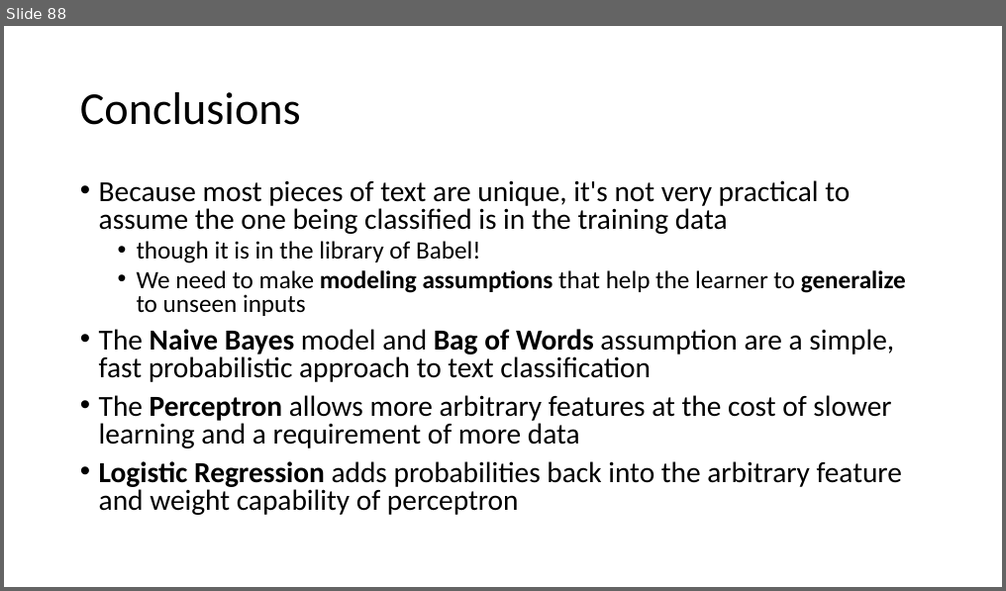
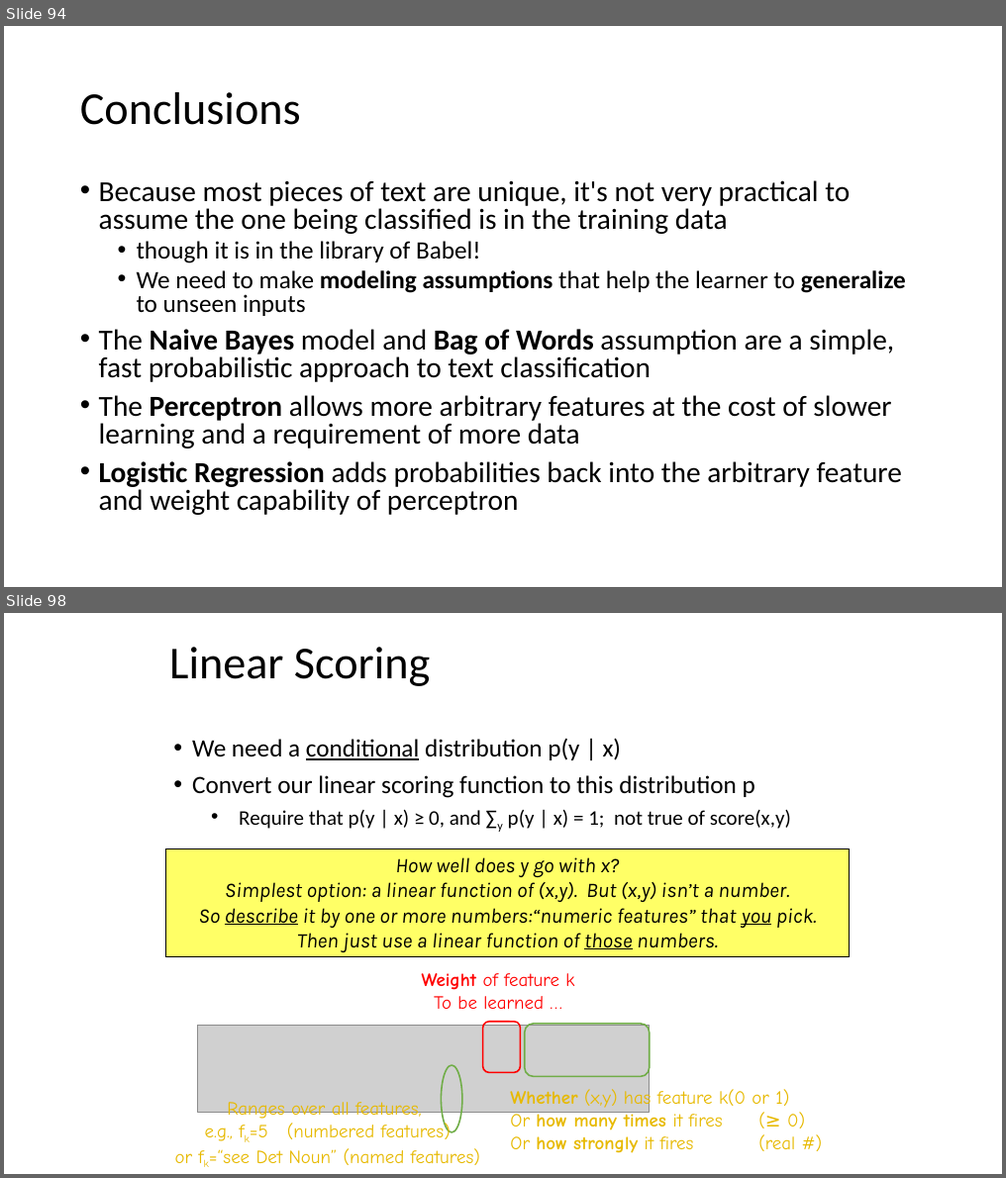
Before and after one commit to isi-nlp/csci_544_fa_18_slides, a slide deck: review_1003.pptx. Shown one above the other, each under a label of ours: slide 88 before the commit, slides 94 and 98 after it; the slides between them are not shown. The pictures are 1006x591 and 1006x1178 pixels, drawn with LibreOffice and Linux fonts; fonts in the diff are those of the drawing; grey boxes stand for pictures. Boxes give left, top, right and bottom in pixels: in the first picture for what was removed or moved away, otherwise in the second. Text is boxed around its words. In the diff, an @@ line names an element or a change of style, - is before the commit and + after.

```diff
--- a/review_1003.pptx
+++ b/review_1003.pptx
@@ slide 98 added at [4, 613, 1002, 1174], background #FFFFFF @@
@@ title added at [169, 647, 430, 686], 44 pt, text #000000 @@
+Linear Scoring
@@ text added at [192, 738, 791, 832], 24 pt, text #000000 @@
+• We need a conditional distribution p(y | x)
+• Convert our linear scoring function to this distribution p
+  • Require that p(y | x) ≥ 0, and ∑y p(y | x) = 1; not true of score(x,y)
@@ rectangle added at [165, 849, 849, 958], fill #FFFF66, outline #000000 1 pt, 20 pt, text #000000, italic @@
+How well does y go with x?
+Simplest option: a linear function of (x,y). But (x,y) isn’t a number.
+So describe it by one or more numbers:“numeric features” that you pick.
+Then just use a linear function of those numbers.
@@ text added at [422, 973, 574, 1009], 18 pt, text #FF0000 @@
+Weight of feature k
+To be learned …
@@ picture added at [197, 1026, 649, 1112] @@
@@ rounded rectangle added at [483, 1022, 521, 1072], outline #FF0000 1.5 pt @@
@@ rounded rectangle added at [525, 1024, 649, 1077], outline #70AD47 1.5 pt @@
@@ ellipse added at [442, 1065, 462, 1134], outline #70AD47 1.5 pt @@
@@ text added at [175, 1102, 480, 1165], 18 pt, text #E7B900 @@
+Ranges over all features,
+e.g., fk=5 (numbered features)
+or fk=“see Det Noun” (named features)
@@ text added at [510, 1088, 805, 1154], 18 pt, text #E7B900 @@
+Whether (x,y) has feature k(0 or 1)
+Or how many times it fires (≥ 0)
+Or how strongly it fires (real #)
@@ what was slide 88 is now slide 94 @@
```
Also in this commit, not shown: 1 slide changed, 48 other slides added.
